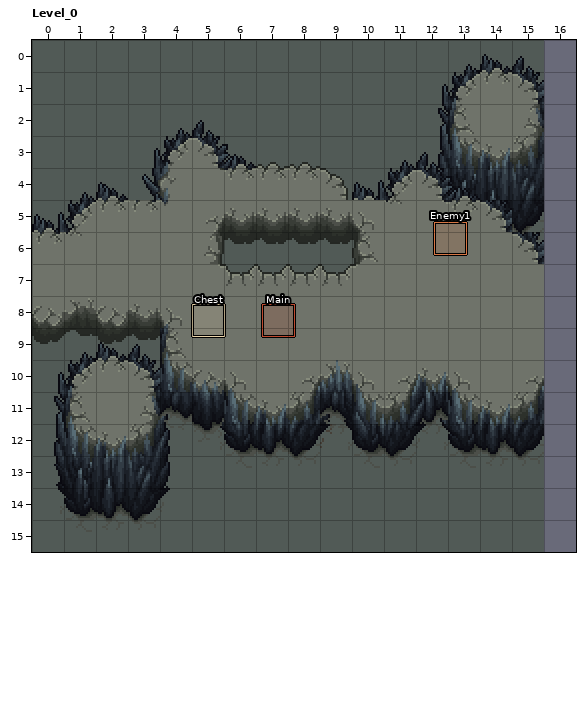
LDtk project: lab/matrimony/LDtK_Matrimony/Matrimony.ldtk. Above is the file before it was changed.
Cells are 16x16 px. Shown: Level_0 x 0..16, y 0..15. The old version is drawn lined up with the new one.
The same view after the edit:
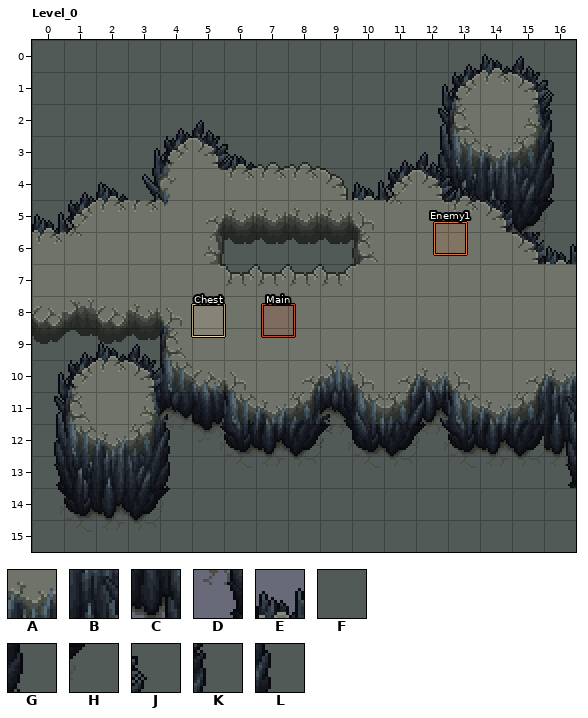
Key: from "Ground_rocks": A 80, B 191, C 217, D 243, E 323, F 1495, G 1495 under 108, H 1495 under 134, J 1495 under 30, K 1495 under 56, L 1495 under 82.
_ is an empty cell.
Difference:
map size 16x16 -> 17x16 cells
Layer "Back_Background":
The author put tile F in row 0 at x 16; in row 6 at x 16; in rows 12 to 15 at x 16.
The author put tile G in row 4 at x 16.
The author put tile H in row 5 at x 16.
The author put tile J in row 1 at x 16.
The author put tile K in row 2 at x 16.
The author put tile L in row 3 at x 16.
Layer "Tiles":
The author put tile A in row 10 at x 16.
The author put tile B in row 11 at x 16.
The author put tile C in row 12 at x 16.
The author put tile D in row 13 at x 16.
The author put tile E in row 6 at x 16.
Changed places in both pictures, as pixel boxes (x1, y1, x2, y2):
added: (544, 40, 576, 264)
added: (544, 360, 576, 552)
